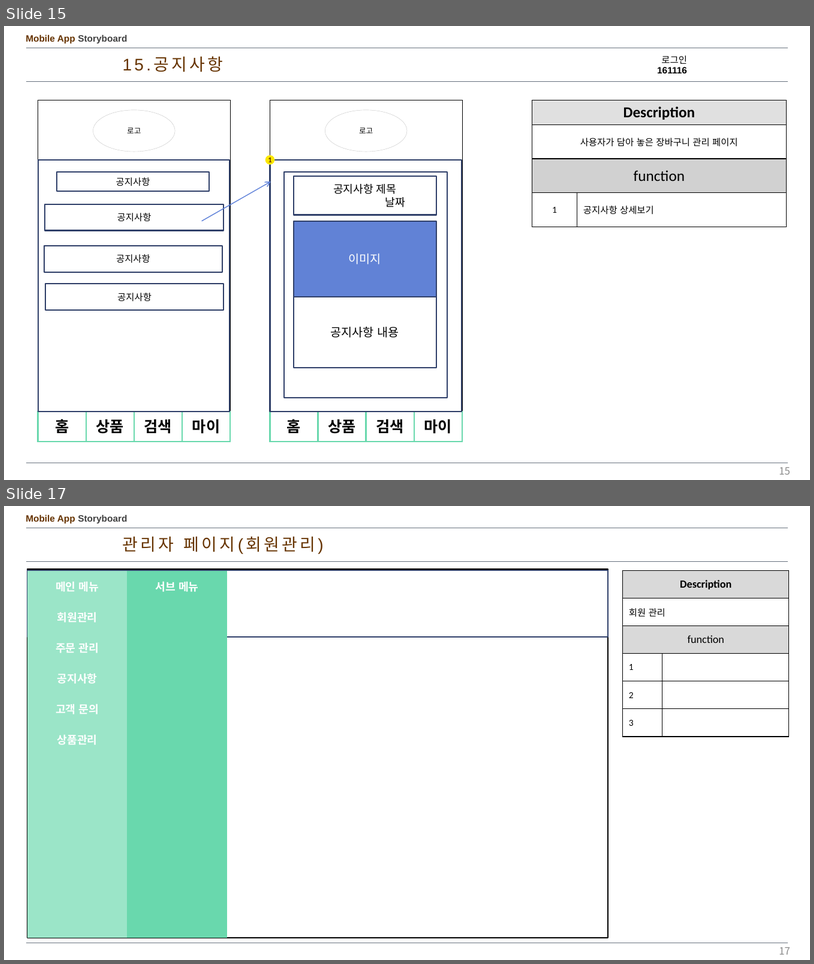
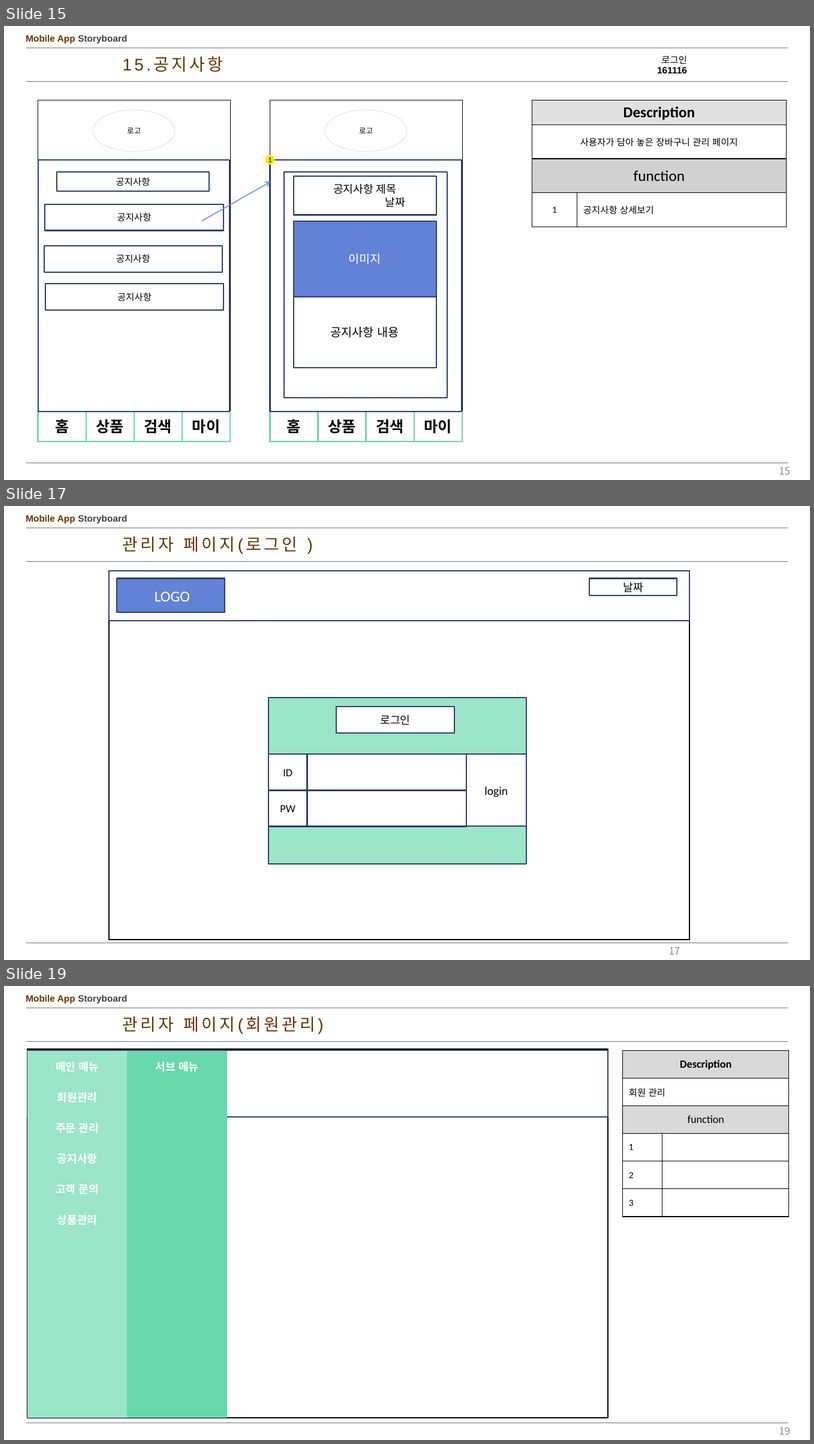
Before and after one commit to kangheechoul/document, a slide deck: 프레젠테이션 1.pptx. Shown one above the other, each under a label of ours: slides 15 and 17 before the commit, slides 15, 17 and 19 after it; the slides between them are not shown. The pictures are 814x964 and 814x1444 pixels, drawn with LibreOffice and Linux fonts; fonts in the diff are those of the drawing. Boxes give left, top, right and bottom in pixels: in the first picture for what was removed or moved away, otherwise in the second. Text is boxed around its words. In the diff, an @@ line names an element or a change of style, - is before the commit and + after.

Commit message:
0601 관리자 페이지 수정

```diff
--- a/프레젠테이션 1.pptx
+++ b/프레젠테이션 1.pptx
@@ slide 17 added at box(4, 506, 810, 960), background #FFFFFF; not listed: 4 template elements that a slide beside it also shows @@
@@ text added at box(123, 536, 297, 552), 20 pt, text #663300 @@
+관리자 페이지(로그인 )
@@ rectangle added at box(109, 571, 690, 939), fill #FFFFFF, outline #000000 1.5 pt @@
@@ rectangle added at box(109, 571, 690, 621), fill #FFFFFF, outline #30416A 1.5 pt @@
@@ rectangle added at box(117, 579, 224, 613), fill #6182D6, outline #30416A 1.5 pt, 18 pt, text #FFFFFF @@
+LOGO
@@ rectangle added at box(590, 579, 677, 595), fill #FFFFFF, outline #30416A 1.5 pt, 13 pt, text #000000 @@
+날짜
@@ rectangle added at box(269, 698, 527, 864), fill #9BE5C8, outline #30416A 1.5 pt @@
@@ rectangle added at box(336, 706, 455, 733), fill #FFFFFF, outline #30416A 1.5 pt, 13 pt, text #000000 @@
+로그인
@@ rectangle added at box(269, 754, 307, 790), fill #FFFFFF, outline #30416A 1.5 pt, 13 pt, text #000000 @@
+ID
@@ rectangle added at box(308, 754, 467, 790), fill #FFFFFF, outline #2E3E67 1.5 pt @@
@@ rectangle added at box(467, 754, 527, 826), fill #FFFFFF, outline #30416A 1.5 pt, 14 pt, text #000000 @@
+login
@@ rectangle added at box(269, 790, 307, 826), fill #FFFFFF, outline #2E3E67 1.5 pt, 13 pt, text #000000 @@
+PW
@@ rectangle added at box(308, 790, 467, 826), fill #FFFFFF, outline #2E3E67 1.5 pt @@
@@ page number added at box(669, 947, 681, 954), 12 pt, text #8C8C8C @@
+17
@@ what was slide 17 is now slide 19 @@
@@ page number at box(779, 1426, 791, 1434): text changed @@
-17
+19
```
Also in this commit, not shown: 1 slide changed, 1 other slide added.
